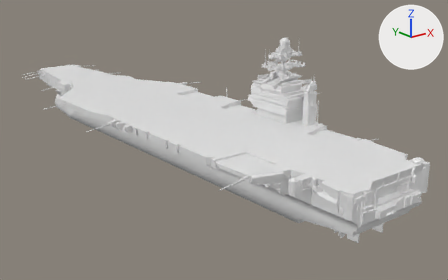
Before and after pictures for a commit that changed the OBJ model 3D Models/Data/Meshes/Watercraft.CVN-72.obj.
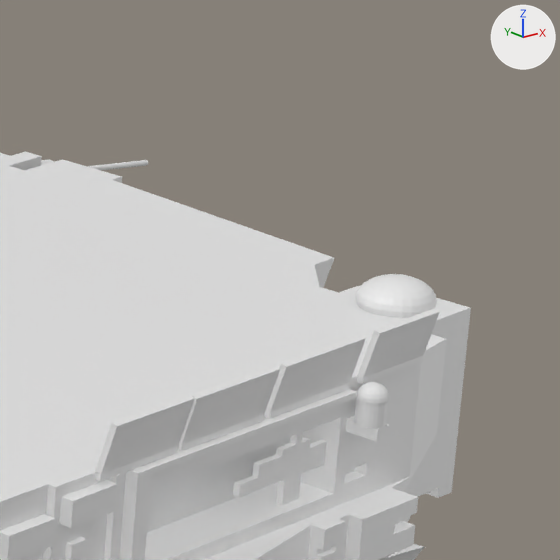
Each version is shown whole from a 50 mm lens placed at (-205.8, -302.6, 112.9), pointed at (20.0, -20.3, 0.0), then close up on the part from 79% to 99% of the width and 40% to 73% of the height. The axes (+X, +Y, +Z) are drawn at upper right. The lights are the same throughout. Where no turn or scale is listed for an object, it has been applied to the vertices. Vertices at the same position are counted once.

The older version as bpy lines, for what is in view:
```python
me_g___555573 = bpy.data.meshes.new('G-__555573')
me_g___555573.from_pydata(...)  # 8831 vertices, 18299 faces; spans x -61.0..61.0, y -161.0..173.0, z -12.0..65.0
ob_g___555573 = bpy.data.objects.new('G-__555573', me_g___555573)
ob_g___555573.location = (0.0, 0.0, 0.0)
```
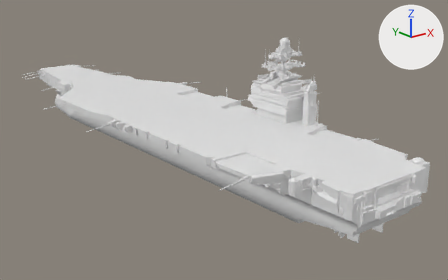
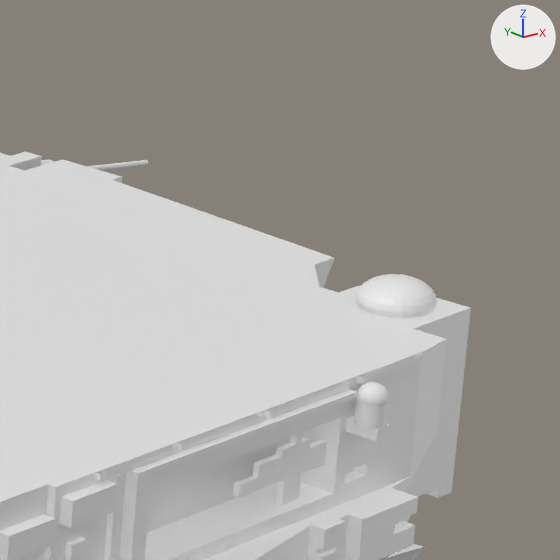
The change, as a list of edits to the scene's bpy script:
```text
Change me_g___555573:
    used by ob_g___555573; location = (0.0, 0.0, 0.0)
    remove me_g___555573.from_pydata(...)  # 8831 vertices, 18299 faces; spans x -61.0..61.0, y -161.0..173.0, z -12.0..65.0
    add me_g___555573.from_pydata(...)  # 8799 vertices, 18251 faces; spans x -61.0..61.0, y -161.0..173.0, z -12.0..65.0
    me_g___555573 part 1: the loose piece of 8 vertices spanning x -6.0..3.0, y -158.0..-157.0, z 19.0..23.0 is deleted
    me_g___555573 part 2: the loose piece of 8 vertices spanning x -14.0..-6.0, y -158.0..-157.0, z 19.0..23.0 is deleted
    me_g___555573 part 3: the loose piece of 8 vertices spanning x 4.0..13.0, y -158.0..-157.0, z 19.0..23.0 is deleted
    me_g___555573 part 4: 9 vertices moved within x -44.0..29.0, y -157.0..-113.0, z -9.0..21.0; 8 vertices removed from x 15.0..22.0, y -158.0..-157.0, z 19.0..23.0
```

Where the change shows, as pixel boxes (x1, y1, x2, y2) in the close-ups (560 x 560 px; the box of a moved part takes in the faces that stretch with it):
part 1 of me_g___555573, deleted: before (179, 366, 280, 445)
part 2 of me_g___555573, deleted: before (96, 395, 195, 474)
part 3 of me_g___555573, deleted: before (266, 335, 366, 412)
part 4 of me_g___555573, moved or reshaped: before (358, 275, 440, 378); after (388, 275, 417, 286)
